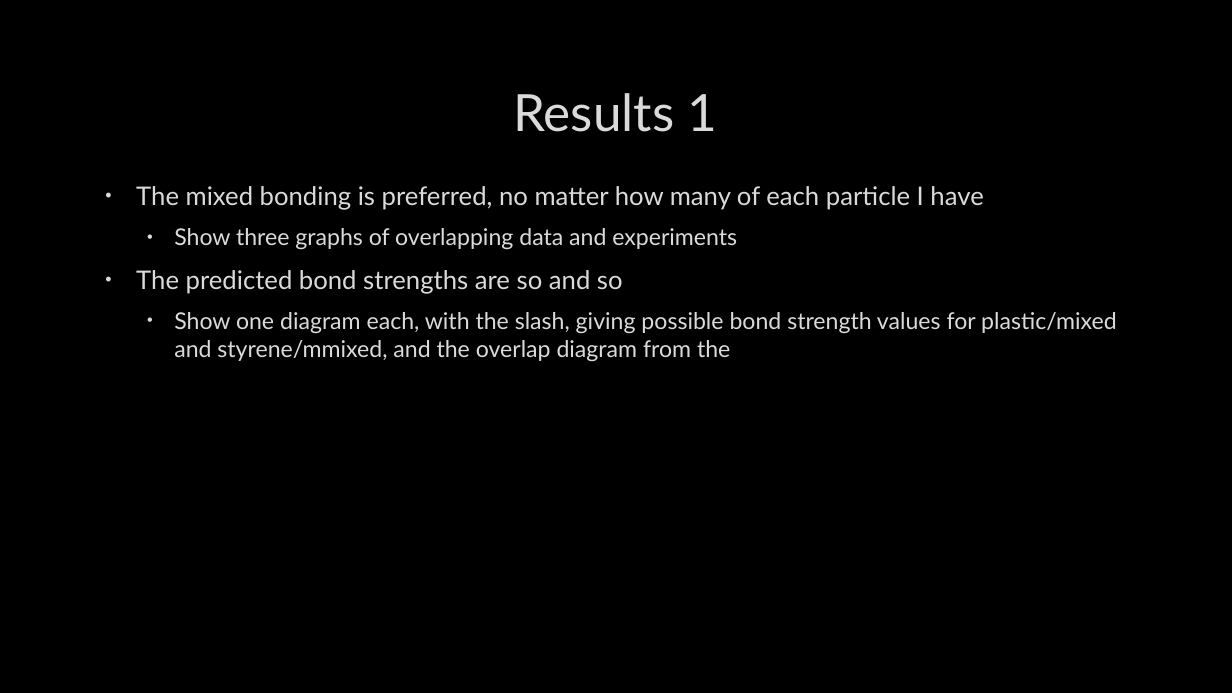
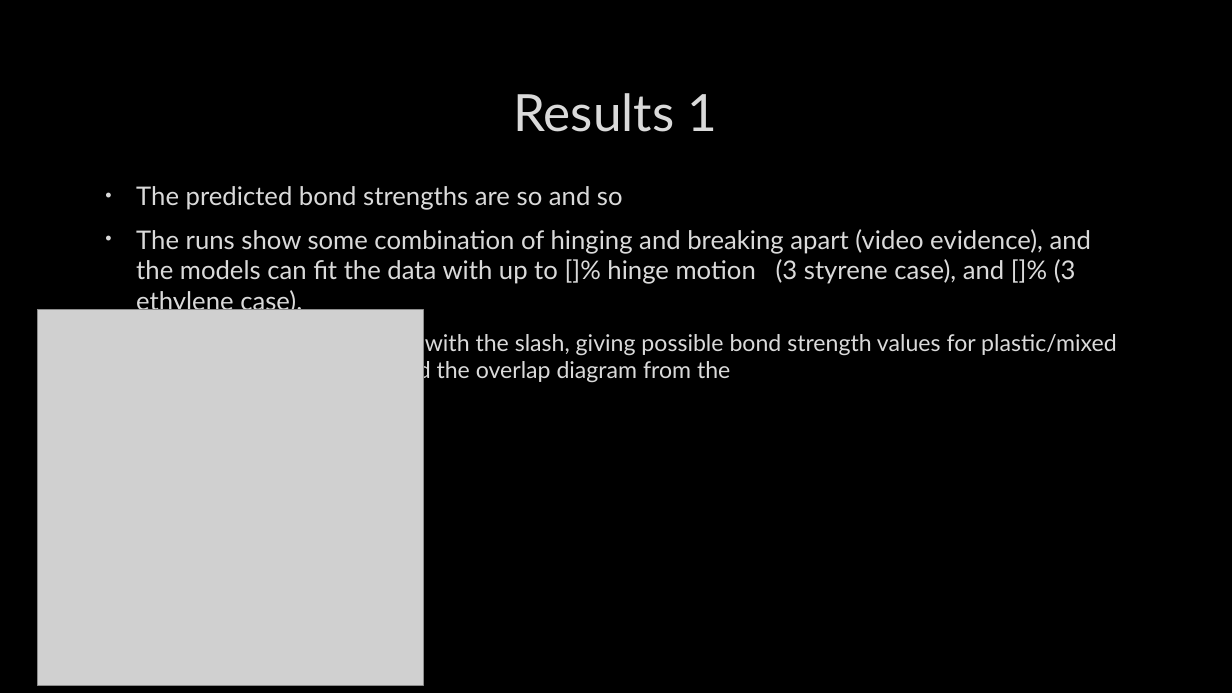
Before and after one commit to TchakamauRa/Soft-Matter, a slide deck: slide 15 of Backup copy.pptx (slide 13 before the commit). Drawn at 1232x693 pixels with LibreOffice and Linux fonts; fonts in the diff are those of the drawing; grey boxes stand for pictures; background and template pictures are left out. Boxes give left, top, right and bottom in pixels: in the first picture for what was removed or moved away, otherwise in the second. Text is boxed around its words. In the diff, an @@ line names an element or a change of style, - is before the commit and + after.

```diff
--- a/Backup copy.pptx
+++ b/Backup copy.pptx
@@ text at [136,186,983,250]: paragraphs removed @@
-• The mixed bonding is preferred, no matter how many of each particle I have
-  • Show three graphs of overlapping data and experiments
@@ text at [136,229,1092,315]: paragraph added @@
+• The runs show some combination of hinging and breaking apart (video evidence), and the models can fit the data with up to []% hinge motion (3 styrene case), and []% (3 ethylene case).
@@ picture added at [38,310,424,685] @@
```
Also in this commit, not shown: 1 other slide changed, 6 slides added, 5 other files.
